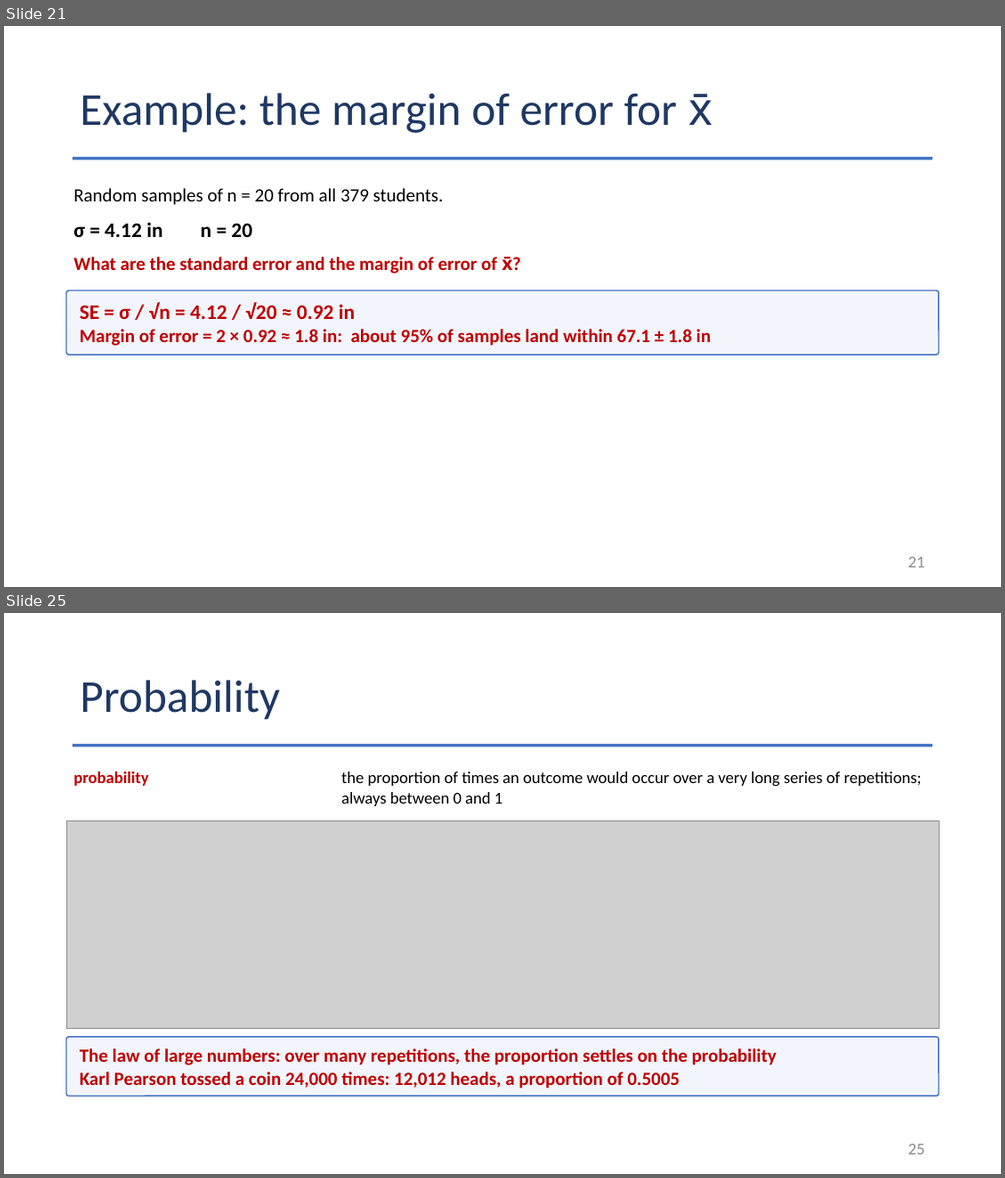
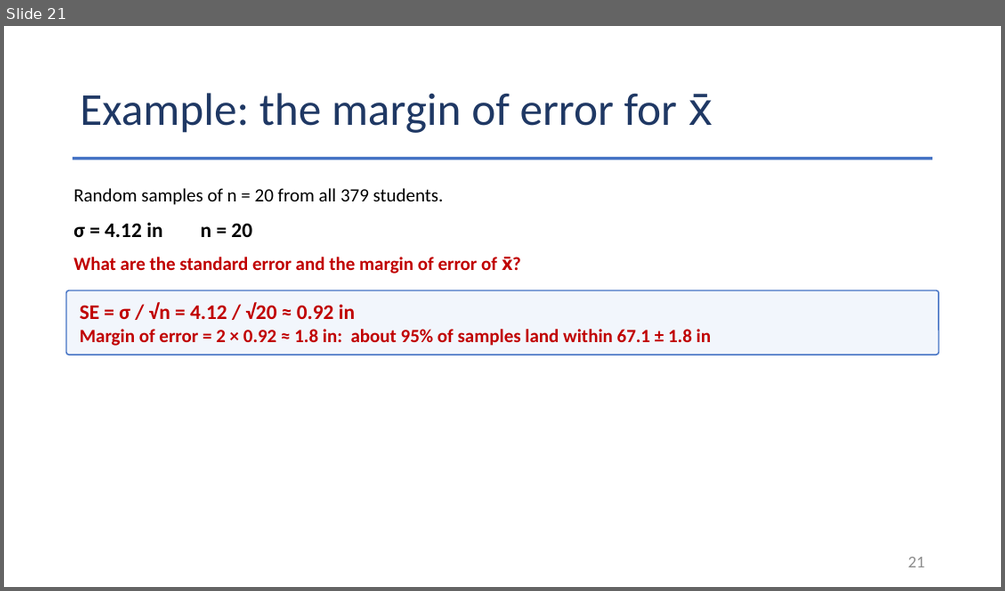
Before and after one commit to Jarred6068/Kvamme_UI_STAT251, a slide deck: docs/lecture_slides/Week 6/Week6_Lecture13_Slides_9_30_2026.pptx. Shown one above the other, each under a label of ours: slides 21 and 25 before the commit, slide 21 after it; the slides between them are not shown. The pictures are 1005x1178 and 1005x591 pixels, drawn with LibreOffice and Linux fonts; fonts in the diff are those of the drawing; grey boxes stand for pictures. Boxes give left, top, right and bottom in pixels: in the first picture for what was removed or moved away, otherwise in the second. Text is boxed around its words. In the diff, an @@ line names an element or a change of style, - is before the commit and + after.

```diff
--- a/docs/lecture_slides/Week 6/Week6_Lecture13_Slides_9_30_2026.pptx
+++ b/docs/lecture_slides/Week 6/Week6_Lecture13_Slides_9_30_2026.pptx
@@ slide 25 removed at (x1=4, y1=613, x2=1001, y2=1174), background #FFFFFF @@
@@ title removed at (x1=80, y1=680, x2=280, y2=720) @@
-Probability
@@ rectangle removed at (x1=73, y1=744, x2=933, y2=747) @@
@@ text removed at (x1=73, y1=771, x2=148, y2=786) @@
-probability
@@ text removed at (x1=341, y1=771, x2=922, y2=806) @@
-the proportion of times an outcome would occur over a very long series of repetitions; always between 0 and 1
@@ picture removed at (x1=66, y1=821, x2=938, y2=1029) @@
@@ rounded rectangle removed at (x1=66, y1=1037, x2=938, y2=1096) @@
-The law of large numbers: over many repetitions, the proportion settles on the probability
-Karl Pearson tossed a coin 24,000 times: 12,012 heads, a proportion of 0.5005
@@ page number removed at (x1=908, y1=1143, x2=925, y2=1154) @@
-25
```
Also in this commit, not shown: 6 other slides removed, 42 other files.
